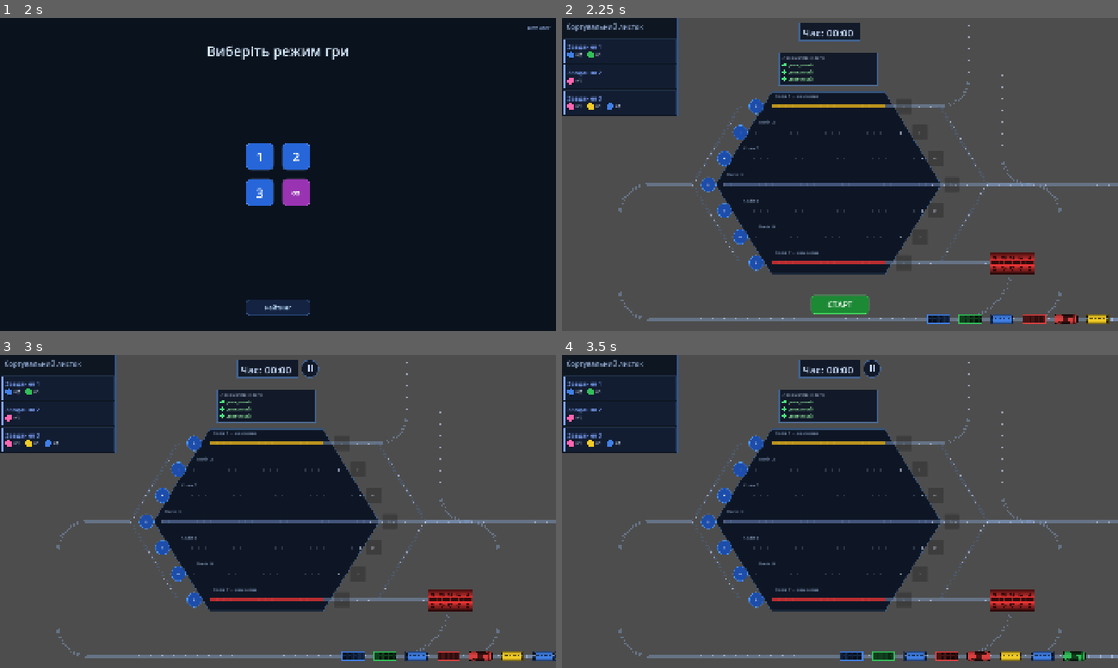
Above: before the commit, frames 1-4 (two rows, left to right).
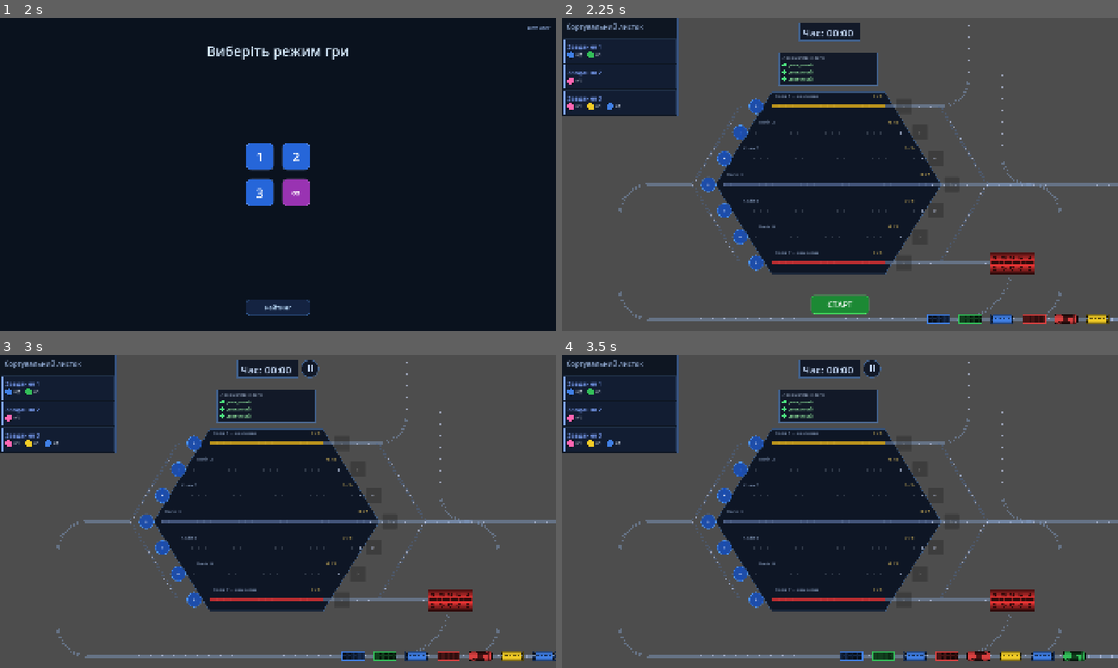
Above: after the commit, the same moments.

Repository: Fenimors99/shunting-game
Game: Godot game, scene res://scenes/LoginScreen.tscn
Same seed, same stepped clock (60 frames per second), same inputs: the game is played once before the commit and once after it.
Inputs:
- Up to frame 1 (2 s): click "Увійти через Google" at 0.5 s; tap Enter at 1.25 s
- Up to frame 2 (2.25 s): click "1" at 2 s
- Up to frame 3 (3 s): click "СТАРТ" at 2.75 s
- Up to frame 4 (3.5 s): no input

Frame 1 is identical in both runs. In frame 2, less than 0.1% of the frame differs, in the area x 56-67%, y 24-76%; in frame 3, less than 0.1%; in frame 4, less than 0.1%.

Commit message:
feat: add dynamic track capacity counters to UI

Diff:
--- a/scripts/Station.gd
+++ b/scripts/Station.gd
@@ -134,6 +134,9 @@
 	_track_reserved[idx] += 1
 	_refresh_entry_button(track_index)
 	_refresh_exit_button(track_index)
+
+	queue_redraw() # <--- ДОДАНО: Перемальовуємо станцію, бо цифра збільшилась
+
 	return slot
 
 func place_wagon(wagon: Wagon, track_index: int, slot: int) -> void:
@@ -149,6 +152,9 @@
 	_track_reserved[idx] = 0
 	_refresh_entry_button(track_index)
 	_refresh_exit_button(track_index)
+
+	queue_redraw() # <--- ДОДАНО: Перемальовуємо станцію, бо цифра стала 0
+
 	return wagons
 
 func is_track_full(track_index: int) -> bool:
@@ -344,12 +350,28 @@
 		draw_line(Vector2(start_x, y - 3), Vector2(end_x, y - 3), color, 2.0)
 		draw_line(Vector2(start_x, y + 3), Vector2(end_x, y + 3), color, 2.0)
 
-		# Підпис
+		# Підпис назви колії (ліворуч)
 		draw_string(font,
 			Vector2(start_x + 10, y - 30),
 			labels[i],
 			HORIZONTAL_ALIGNMENT_LEFT, -1, 15,
 			Color(0.65, 0.75, 0.9, 0.75)
+		)
+
+		# --- ДОДАНО: Динамічний лічильник місткості (праворуч) ---
+		# Беремо зарезервовані місця (включає вагони, що вже стоять, і ті, що ще їдуть на колію)
+		var current = _track_reserved[i]
+		var max_cap = Layout.get_track_capacity(track_idx)
+		var cap_text = "%d / %d" % [current, max_cap]
+
+		# Рахуємо ширину тексту, щоб рівно вирівняти його по правому краю рейок
+		var text_width = font.get_string_size(cap_text, HORIZONTAL_ALIGNMENT_LEFT, -1, 15).x
+
+		draw_string(font,
+			Vector2(end_x - text_width - 10, y - 30), # Відступаємо 10 пікселів від правого краю
+			cap_text,
+			HORIZONTAL_ALIGNMENT_LEFT, -1, 15,
+			Color(1.0, 0.85, 0.4, 0.9) # Світло-жовтий колір для гарного контрасту
 		)
 
 func _draw_junction_line() -> void:
